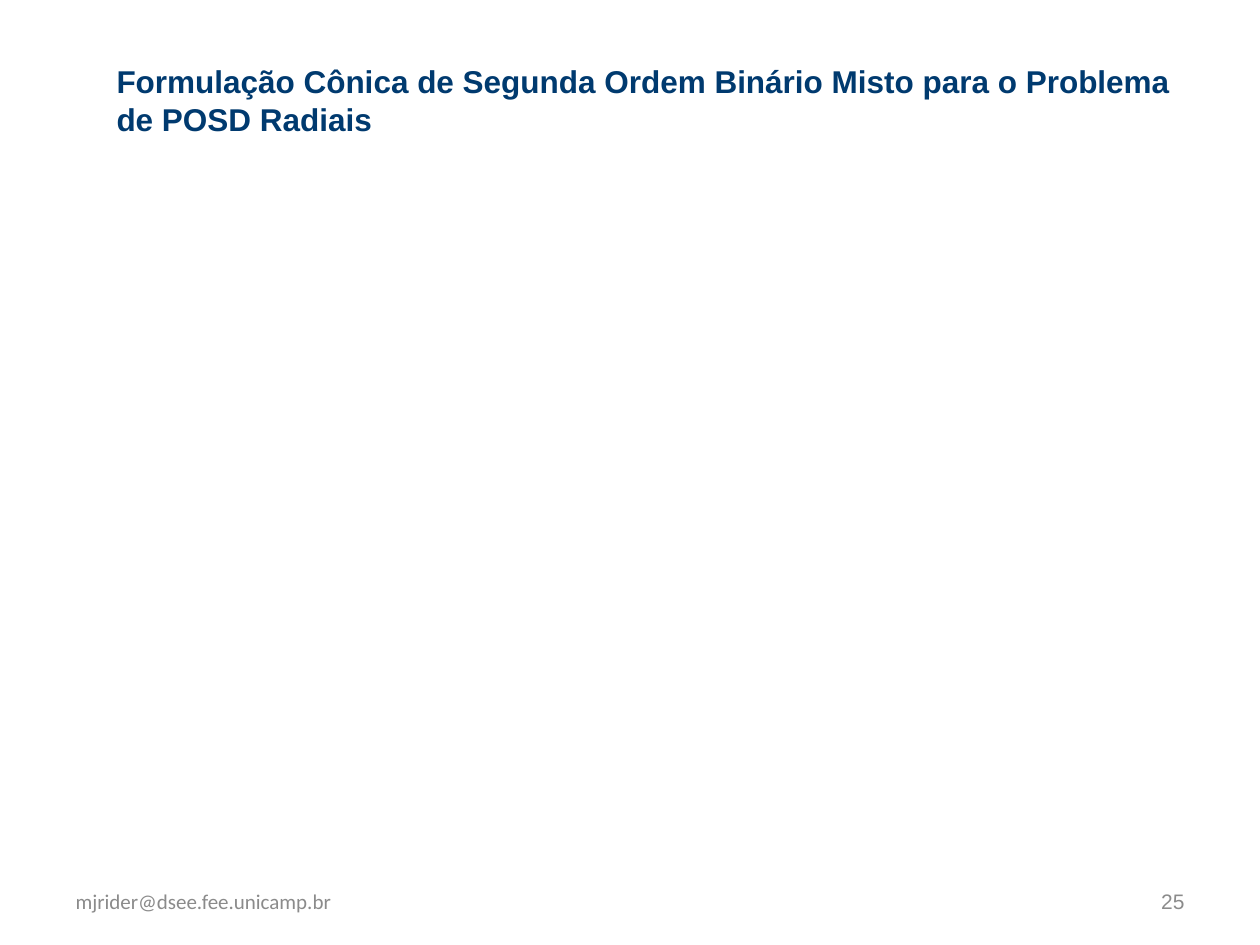
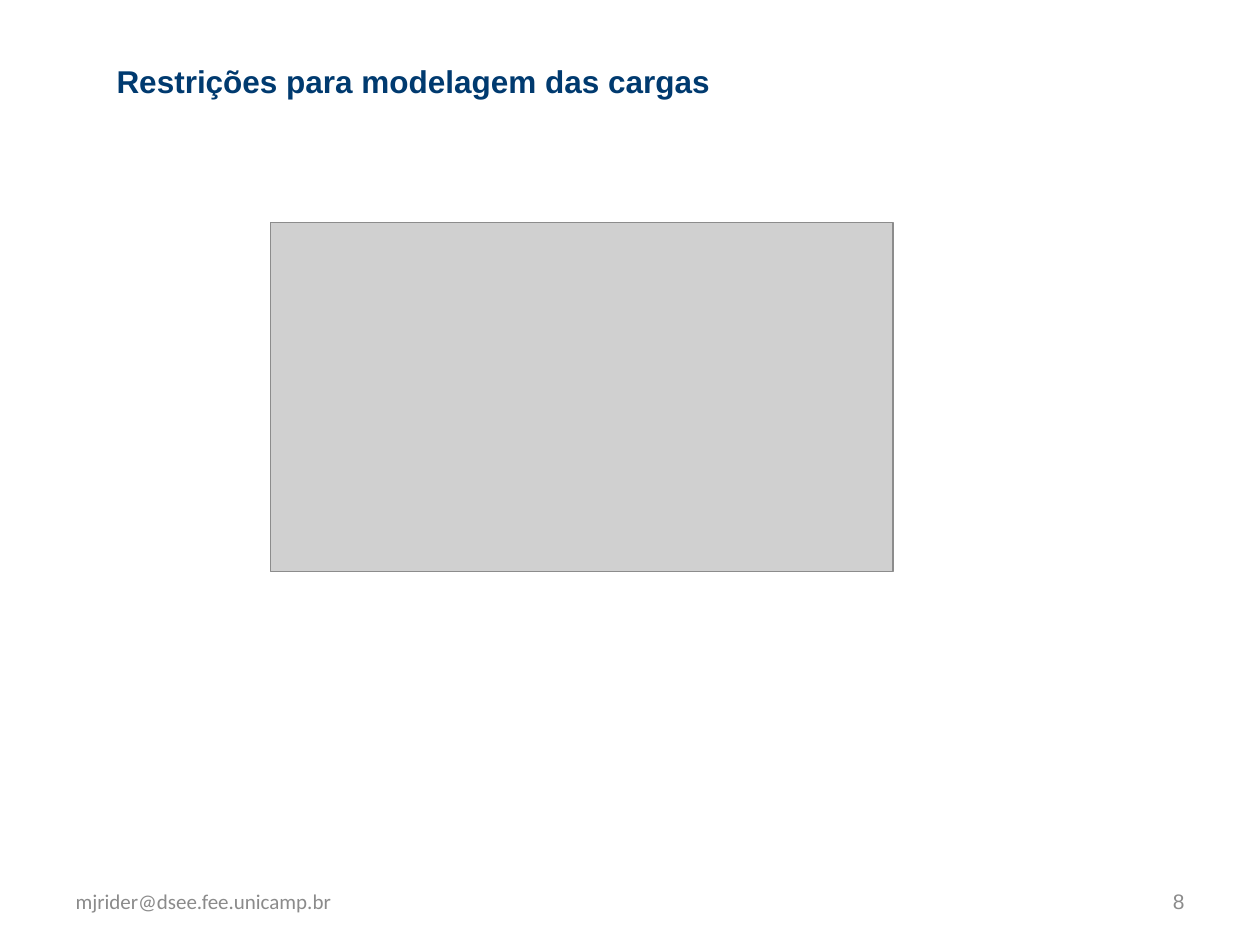
Before and after one commit to WittmannF/nilm-lp, a slide deck: slide 8 of example/z_presentation.pptx (slide 25 before the commit). Drawn at 1260x945 pixels with LibreOffice and Linux fonts; fonts in the diff are those of the drawing; grey boxes stand for pictures. Boxes give left, top, right and bottom in pixels: in the first picture for what was removed or moved away, otherwise in the second. Text is boxed around its words. In the diff, an @@ line names an element or a change of style, - is before the commit and + after.

```diff
--- a/example/z_presentation.pptx
+++ b/example/z_presentation.pptx
@@ text at (117,70,710,99): text changed @@
-Formulação Cônica de Segunda Ordem Binário Misto para o Problema de POSD Radiais
+Restrições para modelagem das cargas
@@ picture added at (271,222,893,571) @@
@@ rectangle added at (554,557,953,606), fill #FFFFFF @@
@@ page number at (1173,894,1185,909): text changed @@
-25
+8
```
Also in this commit, not shown: 12 other slides changed, 1 slide added, 12 slides removed.
